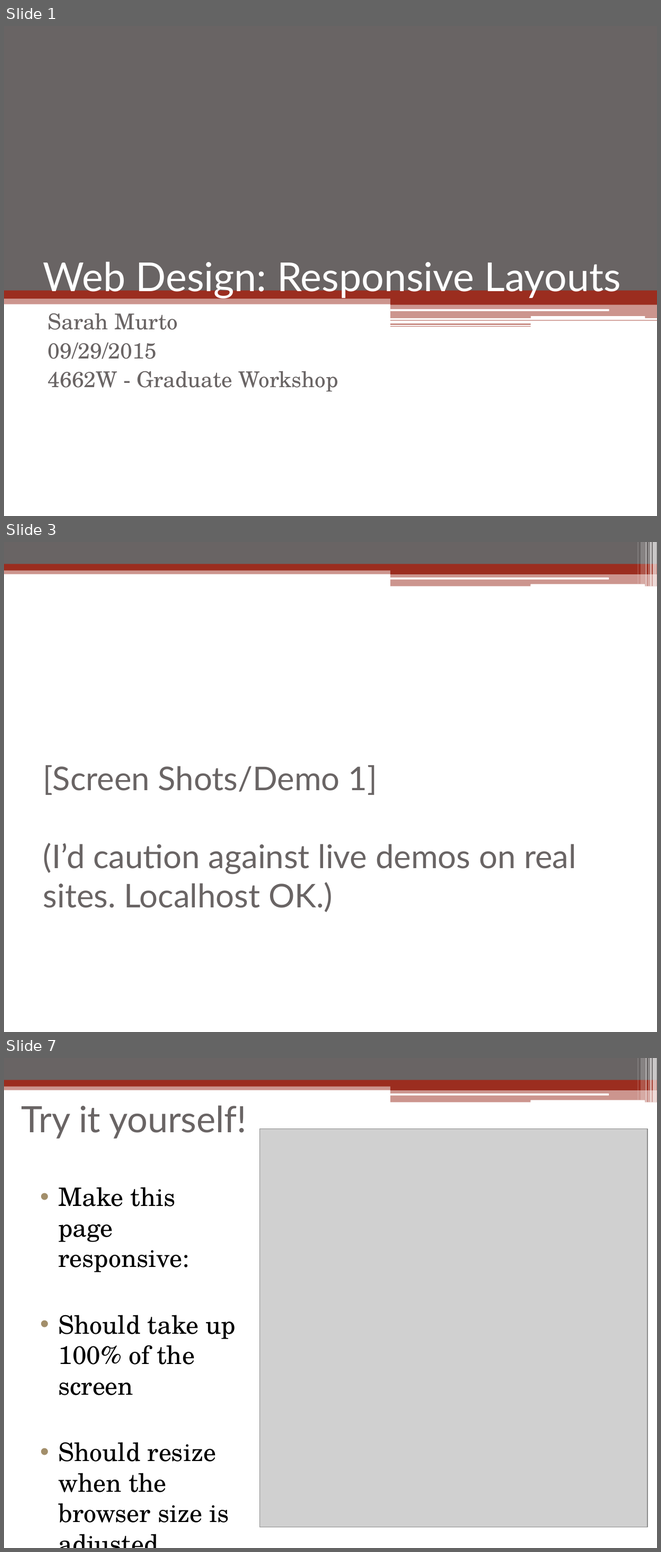
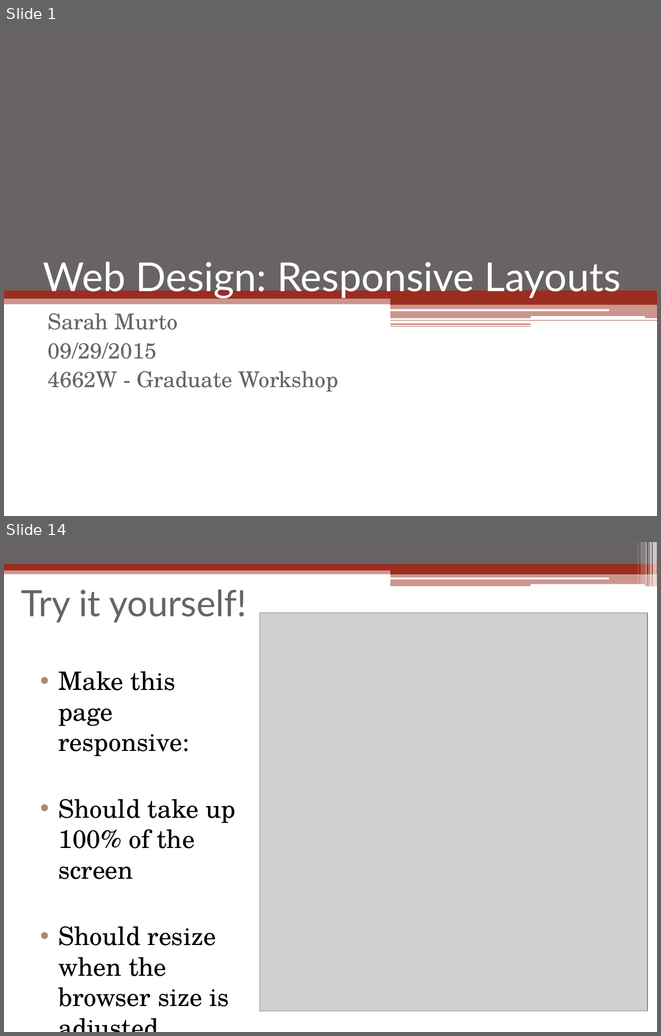
Before and after one commit to linuxbo/WriteDigTech, a slide deck: Workshop/Workshop_Sarah_Murto.pptx. Shown one above the other, each under a label of ours: slides 1, 3 and 7 before the commit, slides 1 and 14 after it; the slides between them are not shown. The pictures are 661x1552 and 661x1036 pixels, drawn with LibreOffice and Linux fonts; fonts in the diff are those of the drawing; grey boxes stand for pictures. Boxes give left, top, right and bottom in pixels: in the first picture for what was removed or moved away, otherwise in the second. Text is boxed around its words. In the diff, an @@ line names an element or a change of style, - is before the commit and + after.

```diff
--- a/Workshop/Workshop_Sarah_Murto.pptx
+++ b/Workshop/Workshop_Sarah_Murto.pptx
@@ slide 3 removed at <box>4,542,657,1032</box>, background #FFFFFF; not listed: 13 template elements that a slide beside it also shows @@
@@ title removed at <box>43,765,576,912</box> @@
-[Screen Shots/Demo 1]
-(I’d caution against live demos on real sites. Localhost OK.)
@@ what was slide 7 is now slide 14 @@
```
Also in this commit, not shown: 5 slides changed, 11 slides added, 4 other slides removed, 1 other file.
